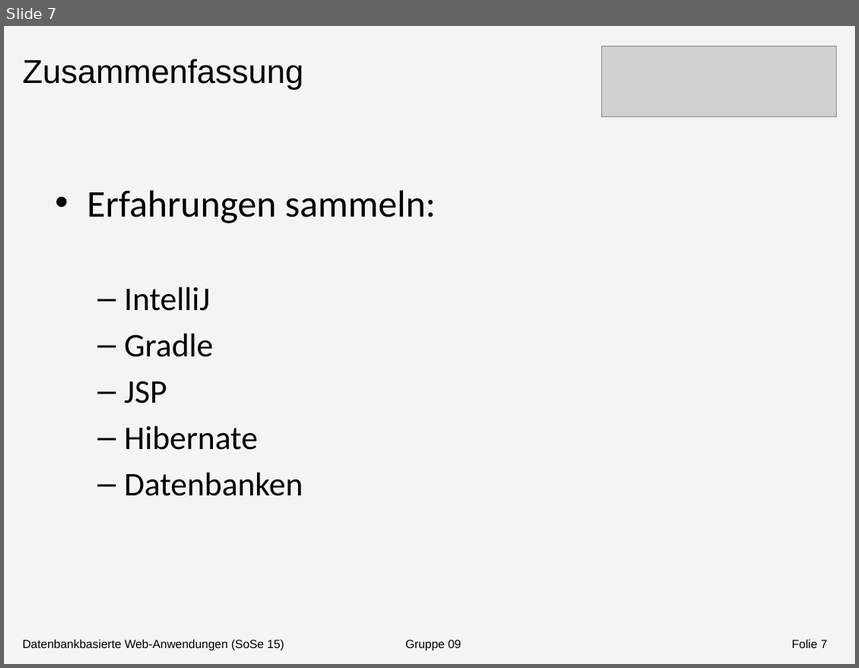
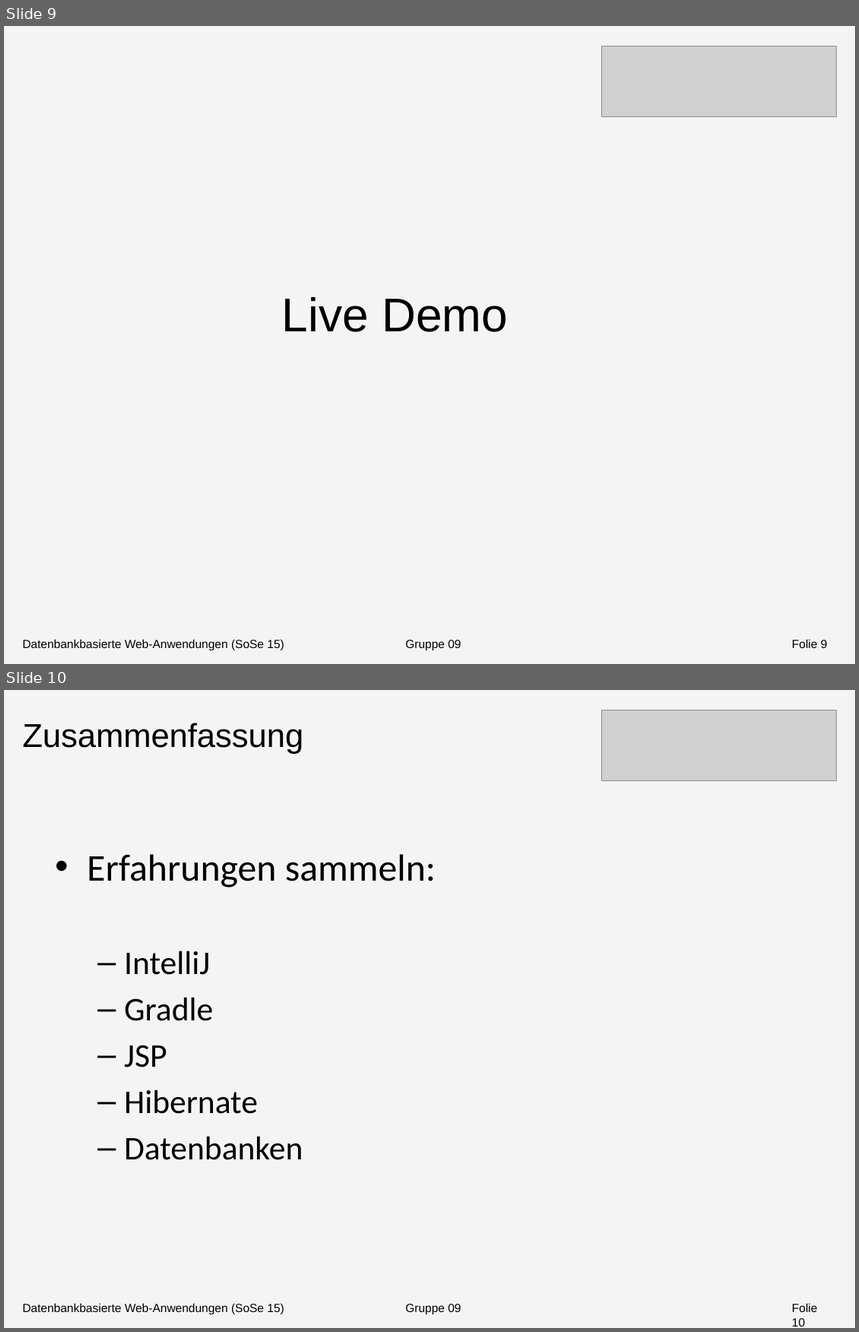
Before and after one commit to Shardic/DatenbankenMI2015, a slide deck: Doku/Dokumentation/Präsentation/Präsentation1.pptx. Shown one above the other, each under a label of ours: slide 7 before the commit, slides 9 and 10 after it. The pictures are 859x668 and 859x1332 pixels, drawn with LibreOffice and Linux fonts; fonts in the diff are those of the drawing; grey boxes stand for pictures. Boxes give left, top, right and bottom in pixels: in the first picture for what was removed or moved away, otherwise in the second. Text is boxed around its words. In the diff, an @@ line names an element or a change of style, - is before the commit and + after.

```diff
--- a/Doku/Dokumentation/Präsentation/Präsentation1.pptx
+++ b/Doku/Dokumentation/Präsentation/Präsentation1.pptx
@@ slide 9 added at [4, 26, 855, 664], background #F4F4F4 @@
@@ picture added at [601, 47, 836, 117] @@
@@ text added at [282, 297, 508, 332], 40 pt, text #000000 @@
+Live Demo
@@ text added at [22, 639, 461, 651], 10 pt, text #000000 @@
+Datenbankbasierte Web-Anwendungen (SoSe 15) Gruppe 09
@@ page number added at [792, 639, 828, 648], 10 pt, text #000000 @@
+Folie 9
@@ what was slide 7 is now slide 10 @@
@@ page number at [792, 1303, 818, 1327]: text changed @@
-Folie 7
+Folie 10
```
Also in this commit, not shown: 4 slides changed, 2 other slides added.
